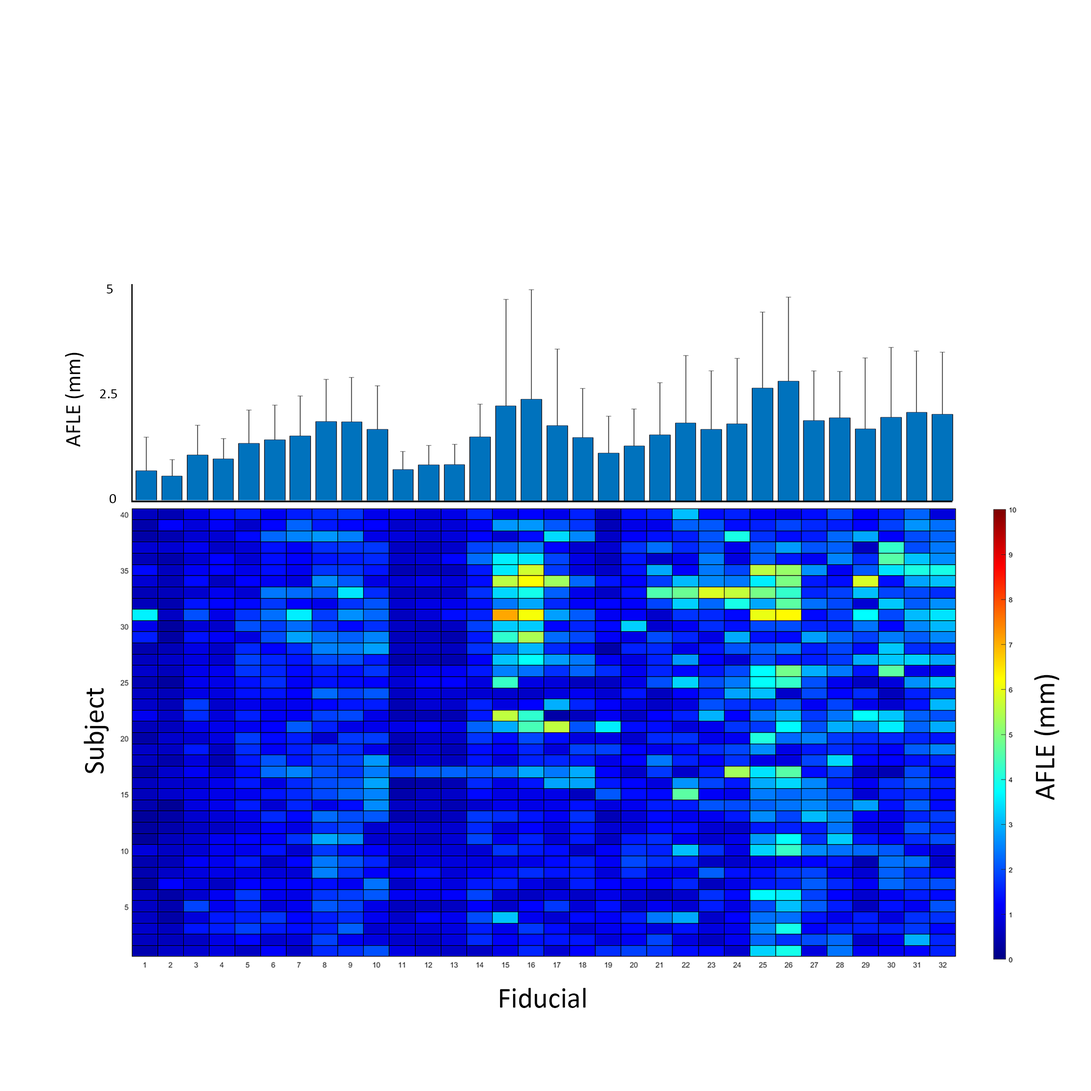
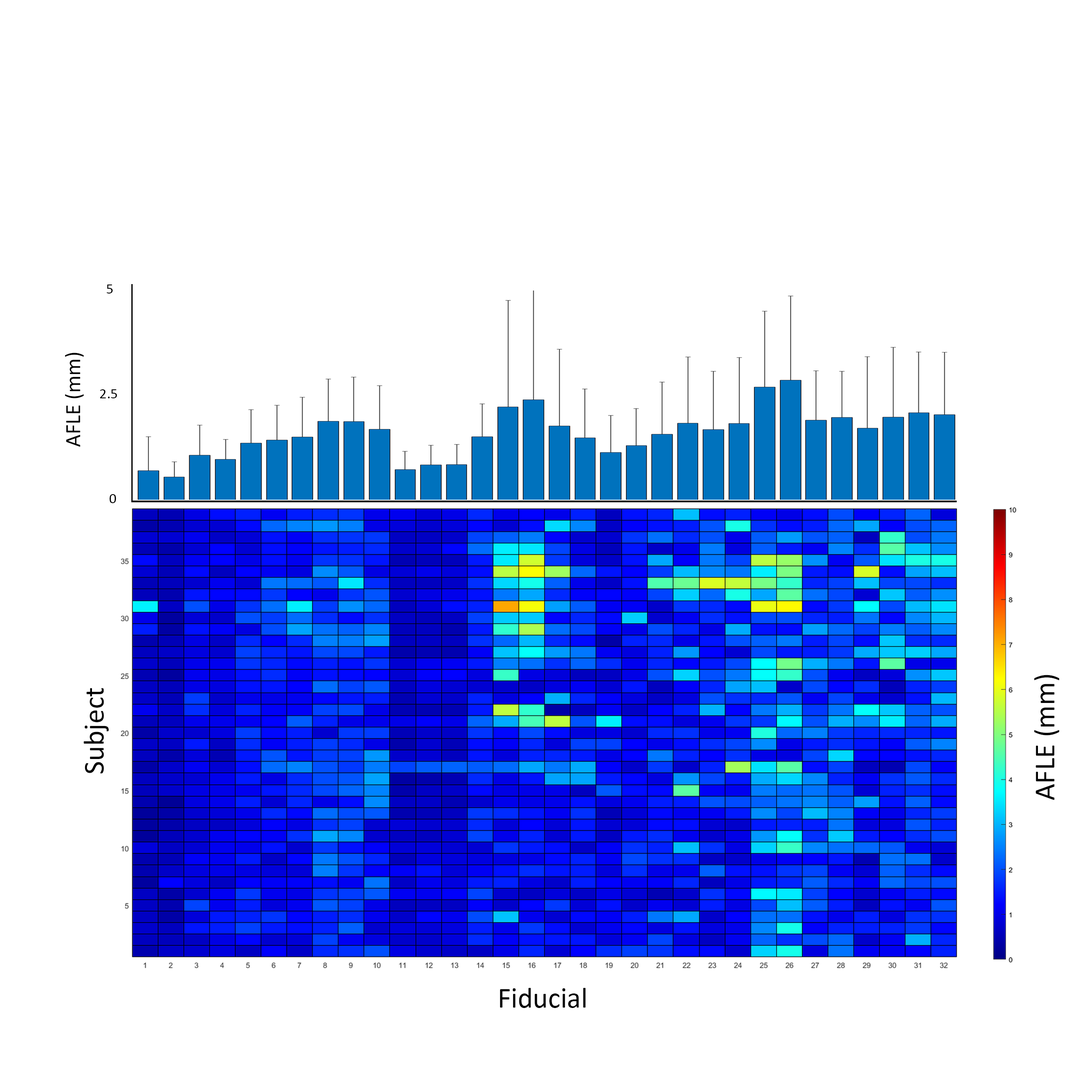
The second (1091, 1091) image is a revision of the first. Changes to its layers:
painted on "Shape 1" over 952, 500, 958, 503
painted on "AFLE_Heatmap" over 120, 467, 958, 969
painted on "AFLE_barplot" over 120, 288, 958, 532
